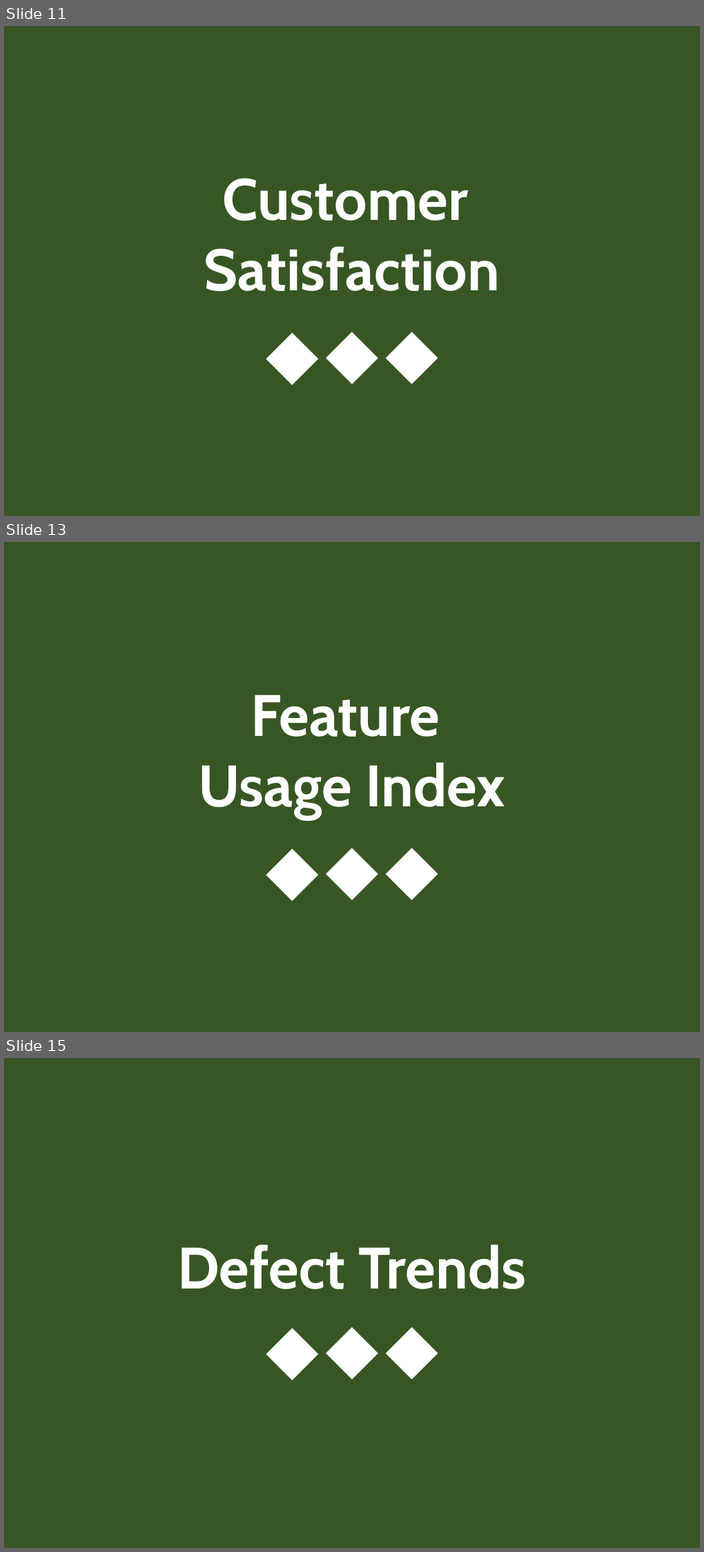
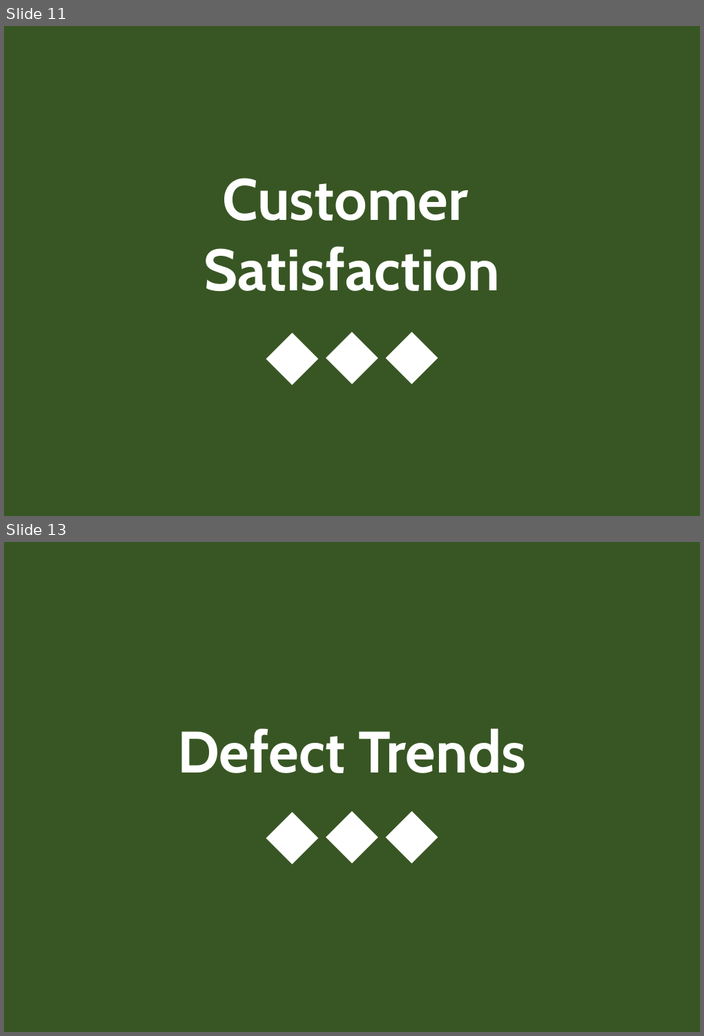
Before and after one commit to ScrumFacilitators/measuringoutcome-en, a slide deck: Measuring Outcome v2 - 2020 update.pptx. Shown one above the other, each under a label of ours: slides 11, 13 and 15 before the commit, slides 11 and 13 after it; the slides between them are not shown. The pictures are 704x1552 and 704x1036 pixels, drawn with LibreOffice and Linux fonts; fonts in the diff are those of the drawing. Boxes give left, top, right and bottom in pixels: in the first picture for what was removed or moved away, otherwise in the second. Text is boxed around its words. In the diff, an @@ line names an element or a change of style, - is before the commit and + after.

Commit message:
Removed 'Feature Usage Index'

```diff
--- a/Measuring Outcome v2 - 2020 update.pptx
+++ b/Measuring Outcome v2 - 2020 update.pptx
@@ slide 13 removed at (4, 542, 700, 1032), background #FFFFFF @@
@@ rounded rectangle removed at (4, 542, 700, 1032) @@
@@ group removed at (198, 694, 505, 900): 3 diamonds, 1 text @@
-Feature
-Usage Index
@@ what was slide 15 is now slide 13 @@
```
Also in this commit, not shown: 1 other slide removed.
